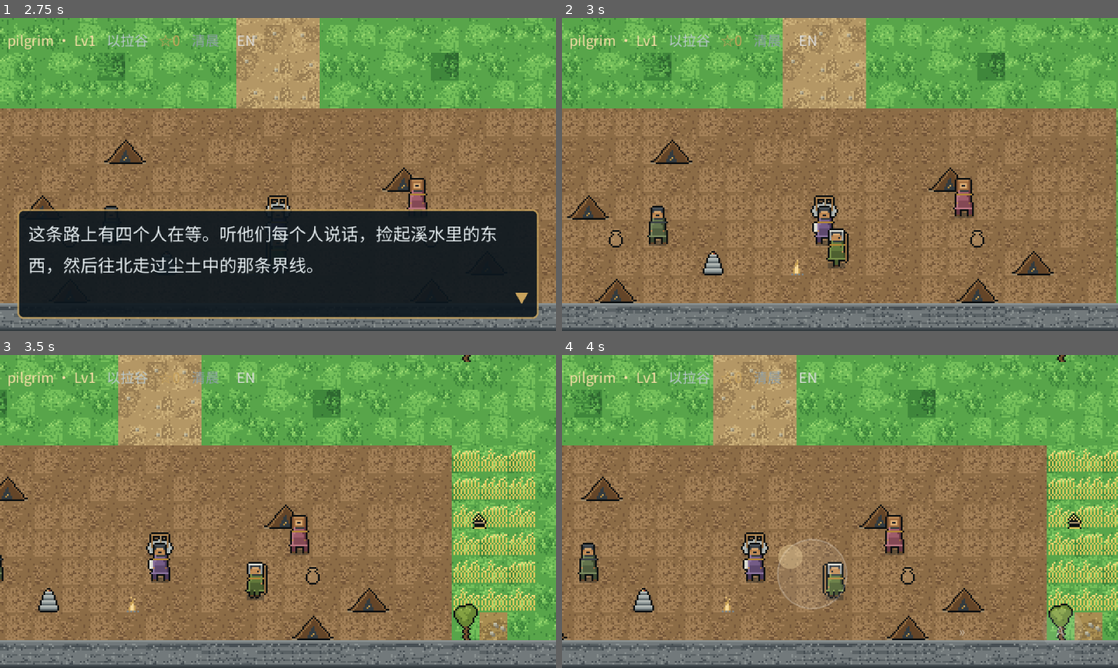
Above: before the commit, frames 1-4 (two rows, left to right).
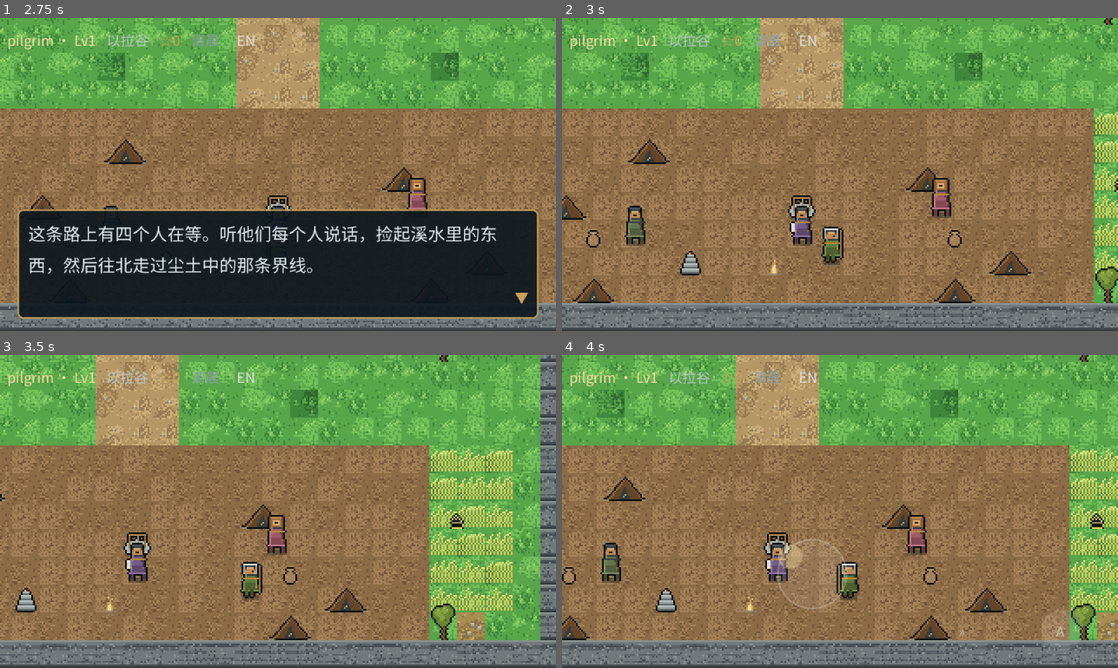
Above: after the commit, the same moments.

Repository: fongway94/WalkInCovenant
Game: Godot game, scene res://scenes/main/Main.tscn
The game is run twice, just before and just after one commit, with the same random seed, the same clock (stepped at 60 frames per second) and the same inputs.
Inputs (mouse positions are in pixels of both pictures, inside the frame that each line leads up to):
- Up to frame 1 (2.75 s): click "EN" at 0.5 s; tap Enter (ui_accept) at 1.25, 1.52 s; move the mouse to (400, 158) at 1.27 s; hold Right (move_right) 1.28-2 s; hold Shift (run) 1.28-2 s; click (400, 158) at 1.42 s; drag from (166, 190) to (250, 237) at 2.02 s
- Up to frame 2 (3 s): tap Enter (ui_accept) at 2.75 s; move the mouse to (895, 105) at 2.77 s; hold Right (move_right) from 2.78 s (still down); hold Shift (run) from 2.78 s (still down)
- Up to frame 3 (3.5 s): keep holding Right (move_right); keep holding Shift (run)
- Up to frame 4 (4 s): release Right (move_right) at 3.5 s; release Shift (run) at 3.5 s; drag from (812, 574) to (673, 464) at 3.52 s

Frame 1 is identical in both runs. In frame 2, 27% of the frame differs, in the area x 0-100%, y 0-99%; in frame 3, 33%; in frame 4, 30%.

Commit message:
feel: facing snaps — the turn-in-place pause was the lag
Playtest 3: "the controlling of the character like have abit abit of delay and
not too smooth." The old design held a 70 ms turn-in-place pause before every
direction change, inherited from grid games and mandated by docs/FEEL.md §2.2.
On a d-pad that reads as deliberation. On a floating analog stick it does not:
the stick emits a continuous vector, so sweeping a thumb around the dead zone
flickers the dominant axis, and every flicker paid a fresh 70 ms pause. The
walk stuttered exactly when the player was steering hardest.

  - facing snaps on the frame the direction is pressed; no TURNING state,
    no input buffer (there is no state left to swallow a press)
  - acceleration 900 → 1800 px/s² (full walk in 2 frames), deceleration
    1200 → 2400 (stop in ~1 frame)
  - a light thumb no longer crawls: touch magnitude scales walk speed with a
    72% floor, and a 0.9 tilt counts as running, so the stick alone can run
  - stick dead zone 12 → 8 px, full tilt 44 → 40 px: the first millimetre of
    travel moves the pilgrim
  - camera deadzone 48×32 → 40×26 and smoothing 8 → 11/s: the world now
    answers within about two tiles instead of three-plus

docs/FEEL.md §2.2–2.3 rewritten to record why the grid-game doctrine does not
survive a phone, §3 camera numbers updated, parameter table re-stated.

Co-authored-by: arena-agent <297053741+arena-agent@users.noreply.github.com>

Diff:
--- a/scripts/ui/TouchControls.gd
+++ b/scripts/ui/TouchControls.gd
@@ -10,14 +10,17 @@
 ## version-dependent node to discover. It synthesises the same input actions
 ## the keyboard uses, so Player never knows the difference.
 ##
-## Analog magnitude drives speed exactly as Covenant's field.js did:
-##     push = min(1, distance / 44)
-## so a gentle tilt walks and a full tilt runs, making the run button a
-## convenience rather than a requirement.
+## Analog magnitude drives speed:
+##     push = min(1, distance / 40)
+## A gentle tilt walks (never below 72% of walk speed — a stick that crawls
+## for its first centimetre reads as lag), a tilt of 0.9+ runs, so the run
+## button is a convenience rather than a requirement. The dead zone is 8 px:
+## wide enough to ignore thumb tremor, narrow enough that the very first
+## nudge already moves the pilgrim.
 
 const MOUSE_ID := 99   # synthetic touch id for mouse input
-const DEADZONE := 12.0
-const FULL := 44.0
+const DEADZONE := 8.0
+const FULL := 40.0
 
 var player: Player = null
 var viz: Control = null
--- a/scripts/world/CameraRig.gd
+++ b/scripts/world/CameraRig.gd
@@ -7,9 +7,13 @@
 ## Smoothing is frame-rate independent exponential lerp — never the
 ## `pos += (target-pos)*0.1` form, which changes with frame rate.
 
-@export var deadzone := Vector2(48, 32)
+# Tightened at playtest 3: a 48 px deadzone plus an 8/s lerp let the pilgrim
+# wander three tiles before the world answered, which on a phone screen reads
+# as the same lag the input path was blamed for. Still a deadzone — the calm
+# is the point — but the camera now notices within about two tiles.
+@export var deadzone := Vector2(36, 24)
 @export var lookahead := Vector2(24, 12)
-@export var smooth_speed := 8.0
+@export var smooth_speed := 11.0
 @export var shake_power := 2.0
 
 var follow: Node2D = null
--- a/scripts/world/Player.gd
+++ b/scripts/world/Player.gd
@@ -1,12 +1,19 @@
 extends Node2D
 class_name Player
-## Player — grid-intent movement in continuous space, with the four things
-## that make it feel like a console game (docs/FEEL.md §2):
+## Player — grid-intent movement in continuous space, with the things that
+## make it feel like a console game on a phone (docs/FEEL.md §2):
 ##
-##   1. TURN-IN-PLACE   a direction change rotates first, then steps
-##   2. INPUT BUFFERING a press during the turn is remembered, not dropped
-##   3. GRID MAGNETISM  gentle pull to tile centres on the crossing axis
-##   4. CORNER NUDGE    slip past a corner instead of catching on it
+##   1. INSTANT FACING  a direction change rotates the sprite on the frame it
+##      is pressed and the walk re-aims without stopping. Playtest 3 killed
+##      the old 70 ms turn-in-place pause: on a phone every sweep of the thumb
+##      around the floating stick re-triggered it, and "a bit of delay" is
+##      exactly what a pause per direction change feels like.
+##   2. TWO-FRAME RAMP  velocity reaches the target in ~2 frames (accel 1800)
+##      and leaves it in ~1 (decel 2400): snappy, never teleported.
+##   3. ANALOG FLOOR    touch magnitude scales walk speed but never below 72%
+##      of it, and a full tilt (>= 0.9) runs — so a light touch still goes.
+##   4. GRID MAGNETISM  gentle pull to tile centres on the crossing axis
+##   5. CORNER NUDGE    slip past a corner instead of catching on it
 ##
 ## Deliberately NOT a CharacterBody2D: collision is a small feet box tested
 ## against the region grid, exactly as Covenant's tryMove() did. Fewer moving
@@ -16,13 +23,12 @@
 
 @export var walk_speed := 60.0        # px/s  → 3.75 tiles/s
 @export var run_speed := 96.0         # px/s  → 6.00 tiles/s
-@export var turn_time := 0.07         # s — the single most important number here
-@export var accel := 900.0
-@export var decel := 1200.0
-@export var magnet := 22.0            # px/s pull toward tile centre
-@export var buffer_window := 0.18     # s
-
-enum Mode { IDLE, TURNING, MOVING }
+@export var accel := 1800.0           # px/s^2 — full walk speed in ~2 frames
+@export var decel := 2400.0           # px/s^2 — stop in ~1
+@export var magnet := 24.0            # px/s pull toward tile centre
+@export var run_push := 0.9           # touch magnitude that counts as running
+
+enum Mode { IDLE, MOVING }
 
 var model: RegionModel = null
 var mode: Mode = Mode.IDLE
@@ -40,11 +46,6 @@
 var _anim_t := 0.0
 var _foot_t := 0.0
 var _foot_side := 0
-
-# input buffer
-var _buffer := Vector2i.ZERO
-var _buffer_age := 999.0
-var _turn_t := 0.0
 
 # journey-mirror "step" way: recorded per distance travelled, not per choice
 var _step_acc := 0.0
@@ -108,32 +109,13 @@
 func _physics_process(delta: float) -> void:
 	if model == null:
 		return
-	_buffer_age += delta
 	var intent := _read_intent()
 
+	# Instant facing. The turn-in-place pause this replaces cost every
+	# direction change 70 ms of dead time; on a floating stick that pause
+	# fired on every thumb sweep and read as input lag (playtest 3).
 	if intent != Vector2.ZERO:
-		var want := _dir_from(intent)
-		if want != facing:
-			_buffer = want
-			_buffer_age = 0.0
-			if mode != Mode.TURNING:
-				mode = Mode.TURNING
-				_turn_t = 0.0
-				velocity = Vector2.ZERO
-		elif mode == Mode.TURNING:
-			# already turning toward it; keep going
-			pass
-
-	if mode == Mode.TURNING:
-		_turn_t += delta
-		if _turn_t >= turn_time:
-			# consume the buffer: the press made *during* the turn is honoured
-			var d := _consume_buffer()
-			if d != Vector2i.ZERO:
-				facing = d
-			mode = Mode.MOVING
-		_update_anim(0.0, delta)
-		return
+		facing = _dir_from(intent)
 
 	if intent == Vector2.ZERO:
 		mode = Mode.IDLE
@@ -143,8 +125,13 @@
 		return
 
 	mode = Mode.MOVING
-	var running := Input.is_action_pressed("run")
+	var push: float = external_intent.length()
+	var running := Input.is_action_pressed("run") or push >= run_push
 	var base := run_speed if running else walk_speed
+	if external_intent != Vector2.ZERO and not running:
+		# Analog tilt walks slower the gentler it is, but never crawls: the
+		# floor keeps the first millimetres of stick travel at walking pace.
+		base *= clampf(0.72 + 0.28 * push * 1.2, 0.72, 1.0)
 	var surface := model.speed_at(global_position.x, global_position.y)
 	var target := intent * base * surface
 	velocity = velocity.move_toward(target, accel * delta)
@@ -168,15 +155,6 @@
 			AudioDirector.play_sfx(s, -6.0 + (2.0 if _foot_side == 0 else 0.0))
 
 	_update_anim(velocity.length(), delta)
-
-
-func _consume_buffer() -> Vector2i:
-	if _buffer_age <= buffer_window and _buffer != Vector2i.ZERO:
-		var d := _buffer
-		_buffer = Vector2i.ZERO
-		_buffer_age = 999.0
-		return d
-	return Vector2i.ZERO
 
 
 func _decelerate(delta: float) -> void:
@@ -258,12 +236,12 @@
 func _update_anim(speed: float, delta: float) -> void:
 	if sprite == null:
 		return
-	var moving := speed > 4.0 and mode != Mode.TURNING
+	var moving := speed > 4.0 and mode == Mode.MOVING
 	var row := _dir_row()
 	if moving:
 		sprite.texture = walk_tex
 		sprite.hframes = 4
-		_anim_t += delta * (speed / walk_speed) * 7.0
+		_anim_t += delta * (speed / walk_speed) * 8.0
 		_frame = float(int(_anim_t) % 4)
 	else:
 		sprite.texture = idle_tex
Not shown, changed: docs/FEEL.md
